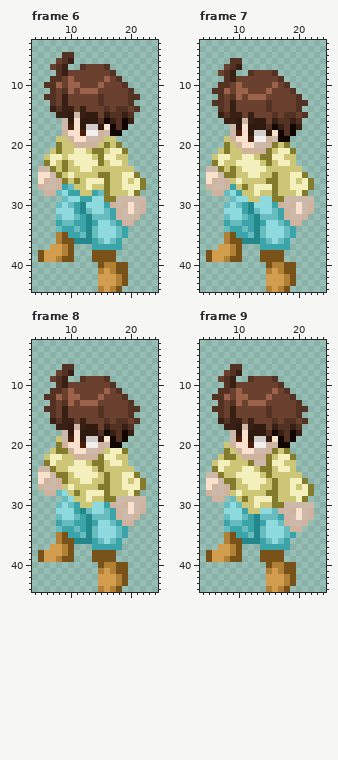
Edited in one commit: animated GIF sprite (Animaciones GOLD/GIFs/Prota_Idle_Normal.gif). That is the earlier state.
The file is 300x450 pixels, drawn in blocks of 10x10; one block is one cell here. Shown: frame 6: x 4..24, y 3..44; frame 7: x 4..24, y 3..44; frame 8: x 4..24, y 3..44; frame 9: x 4..24, y 3..44. The commit also changed other frames, which this record leaves out.
Now the later version:
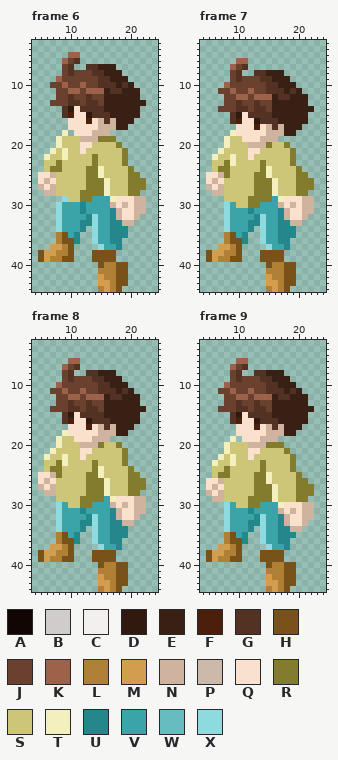
Palette (. is transparent): A #110604  B #d0cccb  C #f4efef  D #30190e  E #382015  F #4b1f0c  G #533223  H #79521a  J #6a402e  K #9d624a  L #b18037  M #d29d4f  N #d0b39e  P #cdb9aa  Q #f9e1ce  R #837c2d  S #cdc677  T #f4f0be  U #24878b  V #3aa4a9  W #67bcc0  X #8fdadf
Changes in this commit:
Changed rows in their new state; - is an unchanged pixel.
Frame 6:
first column x 5:
 5 ----.KK-----------
 6 ---.KJG-----------
 7 --..JG-.GGEEE-----
 8 ---.JG---GGEEE----
 9 --.K-J----GGEEE---
10 -.JJKJJK--GGGE-E--
11 --.-J-KJ--KEGGEEE-
12 -..-JG--G-JEEEEEE-
13 --J-JGG-GGJEEEEEEE
14 --..GDQGGGGEEEEEE-
15 ---.GFQQ-GGGEE-EE-
16 ----.Q-QFQNGNEE---
17 ----.Q-QQQNNNEE---
18 ----T.-QQN-N..----
19 ---T-SSNNNRRR-----
20 ---T--SQQS-S------
21 --TST-SQ-SS-SS----
22 -TSSTSSSSRSSS-R---
23 -SSRS-SSSRS-SSR---
24 .S-RS--SRRT----R--
25 --NS-S--RRTS--SR--
26 --QSS-S-RRRT--SRR-
27 -QNSSS--RRRT--SRR-
28 ---SSSSRRRRT---R--
29 ----XSSRRVVVTQQQNN
30 ---XVV--VVV--Q--N-
31 ----VV--VVVVU-Q-N-
32 ---XVVV--XVVU-QQ--
33 ---XVV-U-XVVUU----
34 ---X--VU.XVVUUU---
35 ------U..XVVUUU---
36 -------..XVVUU----
37 ---------.X--U----
38 ---L--------------
39 --L---------------
41 -----------L------
42 -----------LLH----
43 ------------LH----
Frame 7:
first column x 5:
 6 ----.KK-----------
 7 ---.KJG-----------
 8 --..JG-.GGEEE-----
 9 ---.JG---GGEEE----
10 --.K-J----GGEEE---
11 -.JJKJJK--GGGE-E--
12 --.-J-KJ--KEGGEEE-
13 -..-JG--G-JEEEEEE-
14 --J-JGG-GGJEEEEEEE
15 --..GDQGGGGEEEEEE-
16 ---.GFQQ-GGGEE-EE-
17 ----.Q-QFQNGNEE---
18 ----TQ-QQQNNNEE---
19 ---TSS-QQN-N..----
20 ---T-SSNNNRS------
21 --TS--SQQSS-SS----
22 -TSST-SQ-SSSS-R---
23 -SSRTSSSSRS-SSR---
24 .S-RS-SSSRT----R--
25 --N-S--SRRTS--SR--
26 --QS-S--RR-T--SRR-
27 -QNSS-S-RRRT--SRR-
28 ---SSS--RRRT---R--
29 ---SSSSRRRRVTQQQNN
30 ---XVSSRRVV--Q--N-
31 ----VV--VVVVU-Q-N-
32 ---XVVV--XVVU-QQ--
33 ---XVV-U-XVVUU----
34 ---X--VU.XVVUUU---
35 ------U..XVVUUU---
36 -------..XVVUU----
37 ---------.X--U----
38 ---L--------------
39 --L---------------
41 -----------L------
42 -----------LLH----
43 ------------LH----
Frame 8:
first column x 5:
 6 -----KK-----------
 7 ----KJG-----------
 8 ---.JG--GGEEE-----
 9 --..JGJJ-GGEEE----
10 ---KJ-----GGEEE---
11 --JJKJ-K--GGGEGE--
12 -..J----KK-EGGEEE-
13 --.-JG-JGJ-EEEEEE-
14 -.J-JGG-GGJEEEEEEE
15 --..GDQGGG-EEEEEE-
16 --..GFQQDGG-EEEEE-
17 ---..QQQFQNGNE-E--
18 ----TQ-QQQNNNEE.--
19 ---TSS-QQNNN...---
20 ---TSSSNNNRSSR----
21 --TSSSS-QSS-SS----
22 -TSST-SQSSSSS-R---
23 -SSRT-SS--S-SSR---
24 .S-R-SSSSRT----R--
25 --N-S-SSRRTS--SR--
26 --QSS--SRRRT--SRR-
27 -QNS-S--RR-T--SRR-
28 ---SS-S-RRRT---R--
29 ---SSS-RRRRVTQQQNN
30 ---XVSSRRVV--Q--N-
31 ----VV--VVVVU-Q-N-
32 ---XVVV--XVVU-QQ--
33 ---XVV-U-XVVUU----
34 ---X--VU.XVVUUU---
35 ------U..XVVUUU---
36 -------..XVVUU----
37 ---------.X--U----
38 ---L--------------
39 --L---------------
41 -----------L------
42 -----------LLH----
43 ------------LH----
Frame 9:
first column x 5:
 6 -----KK-----------
 7 ----KJG-----------
 8 ---.JG--GGEEE-----
 9 --..JGJJ-GGEEE----
10 ---KJ-----GGEEE---
11 --JJKJ-K--GGGEGE--
12 -..J----KK-EGGEEE-
13 --.-JG-JGJ-EEEEEE-
14 -.J-JGG-GGJEEEEEEE
15 --..GDQGGG-EEEEEE-
16 --..GFQQDGG-EEEEE-
17 ---..QQQFQNGNE-E--
18 ----.Q-QQQNNNEE.--
19 ----T.-QQNNN...---
20 ---TSSSNNNRRR.----
21 ---T-SS-QSSS------
22 --TST-SQSSS-SS----
23 -TSST--SSRSSS-R---
24 -SSR--SS--S-SSR---
25 .S-R-SSSRRT----R--
26 --NSS-SSRRTS--SR--
27 --QSS--SRRRT--SRR-
28 -QNS-S--RR-T--SRR-
29 ---SS-SRRRRT---R--
30 ---XVS-RRVVVTQQQNN
31 ----VV-UVVVV-Q--N-
32 ---XVVV--XVVU-Q-N-
33 ---XVV-U-XVVU-QQ--
34 ---X--VU.XVVUU----
35 ------U..XVVUUU---
36 -------..XVVUU----
37 ---------.X--U----
38 ---L--------------
39 --L---------------
41 -----------L------
42 -----------LLH----
43 ------------LH----
